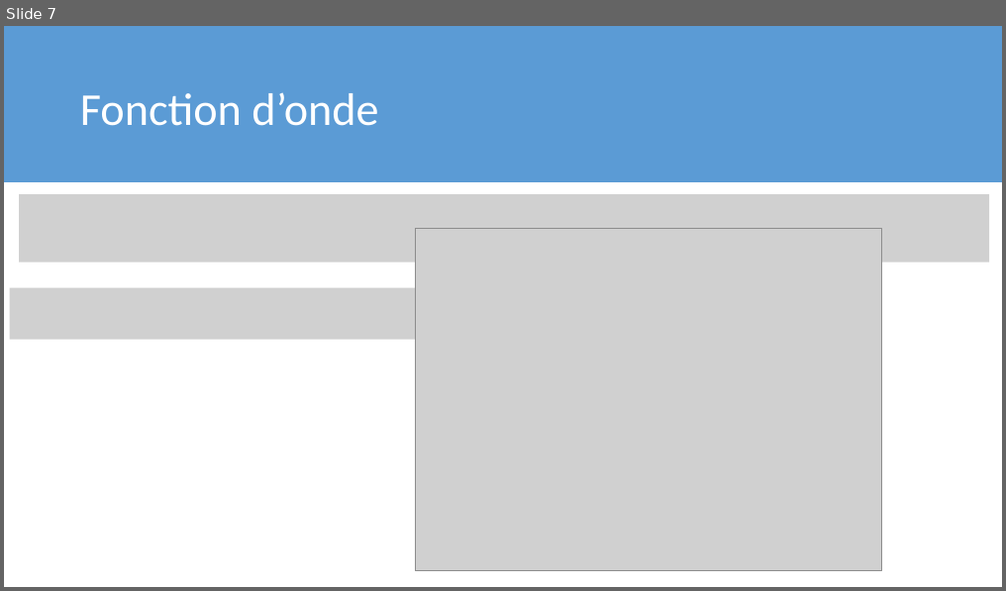
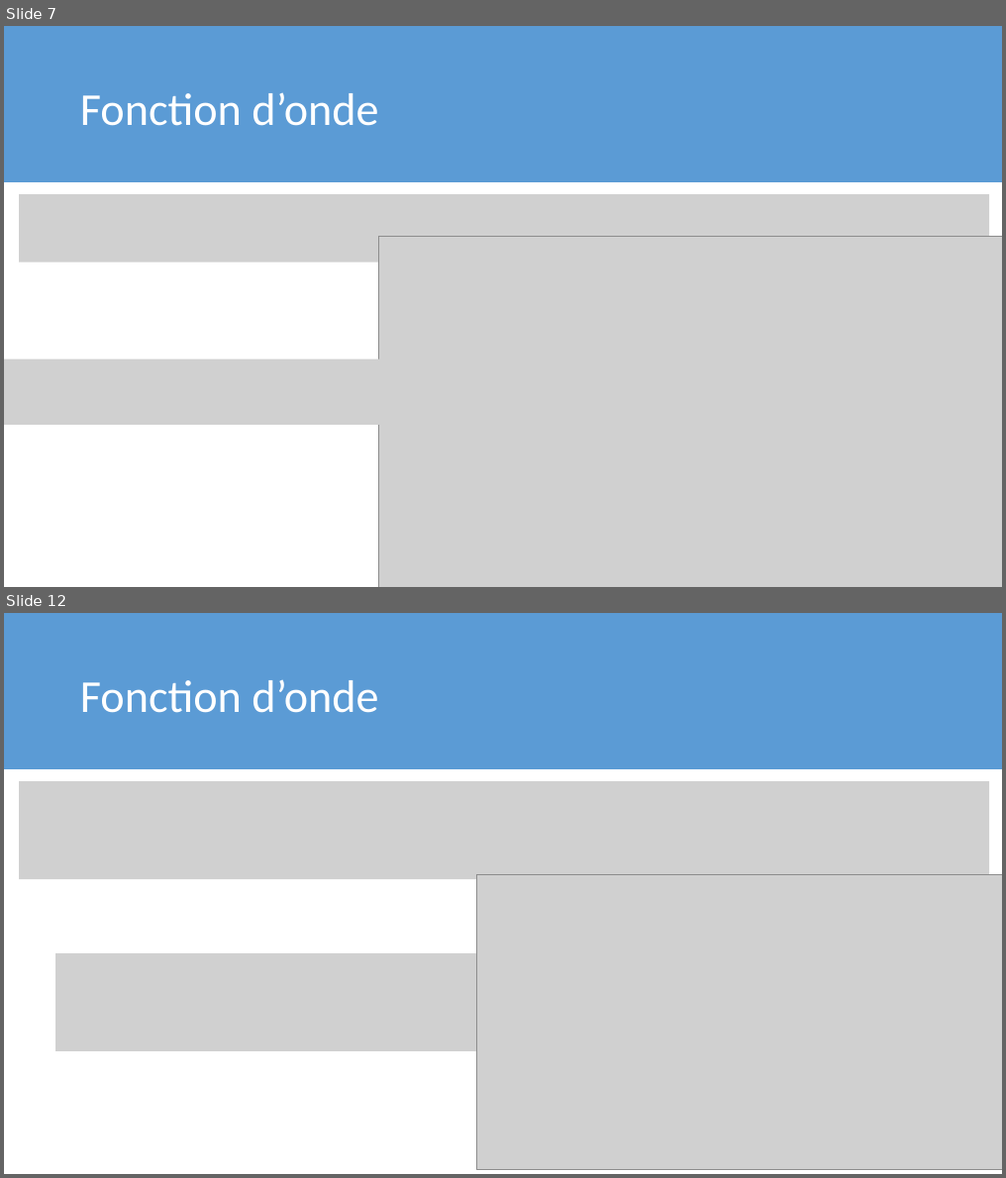
Before and after one commit to meitnerium/theochem, a slide deck: FR/3_Postulats/Postulats.pptx. Shown one above the other, each under a label of ours: slide 7 before the commit, slides 7 and 12 after it; the slides between them are not shown. The pictures are 1006x591 and 1006x1178 pixels, drawn with LibreOffice and Linux fonts; fonts in the diff are those of the drawing; grey boxes stand for pictures. Boxes give left, top, right and bottom in pixels: in the first picture for what was removed or moved away, otherwise in the second. Text is boxed around its words. In the diff, an @@ line names an element or a change of style, - is before the commit and + after.

```diff
--- a/FR/3_Postulats/Postulats.pptx
+++ b/FR/3_Postulats/Postulats.pptx
@@ slide 12 added at [4, 613, 1002, 1174], background #FFFFFF @@
@@ rectangle added at [4, 613, 1002, 769], fill #5B9BD5 @@
@@ title added at [80, 679, 378, 713], 44 pt, text #FFFFFF @@
+Fonction d’onde
@@ picture added at [19, 781, 989, 879] @@
@@ picture added at [477, 875, 1002, 1170] @@
@@ picture added at [55, 954, 477, 1052] @@
@@ slide 7 changed as well @@
@@ picture: place and size @@
-picture at [415, 228, 881, 571]
+picture at [378, 236, 1002, 587]
@@ picture removed at [10, 288, 432, 340] @@
@@ picture added at [4, 360, 410, 425] @@
```
Also in this commit, not shown: 10 other slides changed, 16 other slides added, 2 slides removed, 22 other files.
